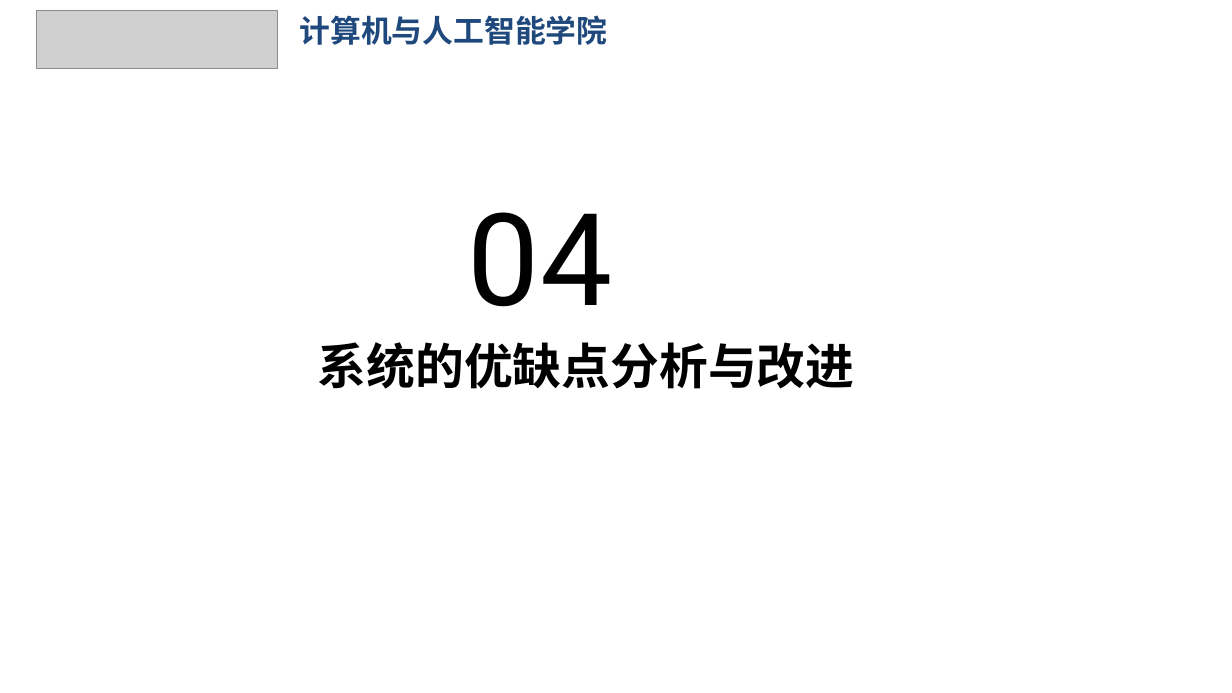
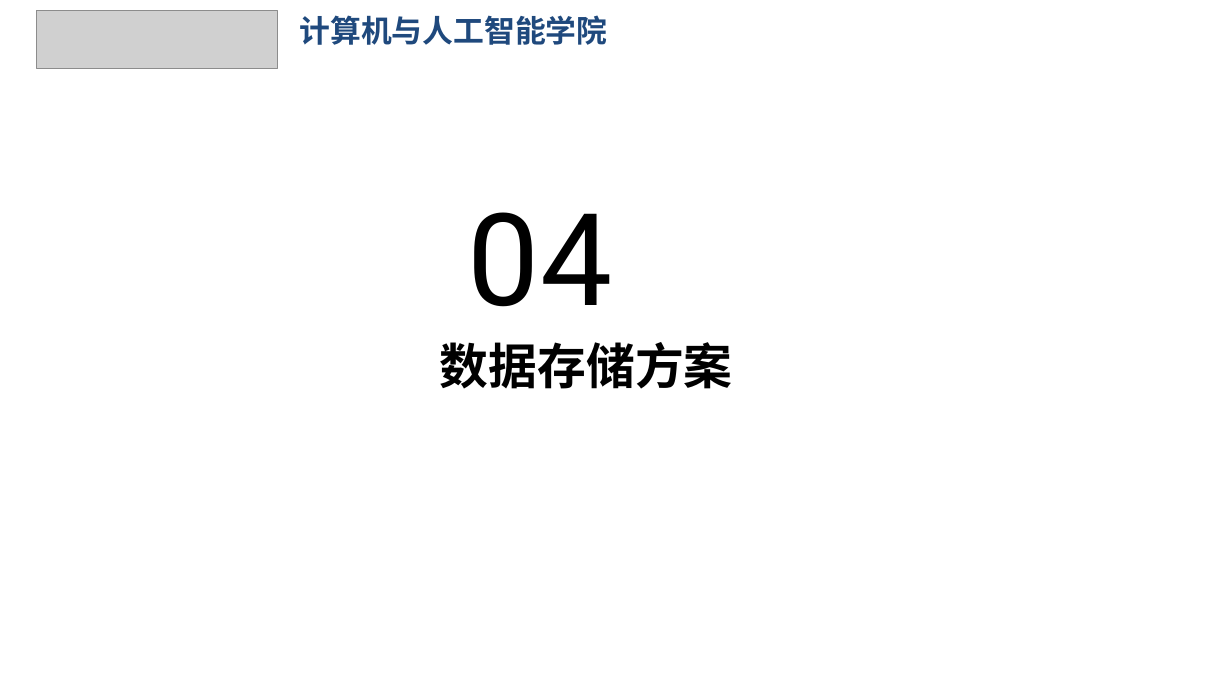
Before and after one commit to ty131421/spider_project, a slide deck: slide 16 of 豆瓣爬虫.pptx (slide 9 before the commit). Drawn at 1232x693 pixels with LibreOffice and Linux fonts; fonts in the diff are those of the drawing; grey boxes stand for pictures; background and template pictures are left out. Boxes give left, top, right and bottom in pixels: in the first picture for what was removed or moved away, otherwise in the second. Text is boxed around its words. In the diff, an @@ line names an element or a change of style, - is before the commit and + after.

Commit message:
完成项目概述、基础爬取模块、进阶详情与动态爬取模块、数据存储方案（前半部分）的ppt内容

```diff
--- a/豆瓣爬虫.pptx
+++ b/豆瓣爬虫.pptx
@@ text at <box>440,342,733,389</box>: text changed @@
-系统的优缺点分析与改进
+数据存储方案
```
Also in this commit, not shown: 7 other slides changed, 9 slides added, 1 slide removed.
